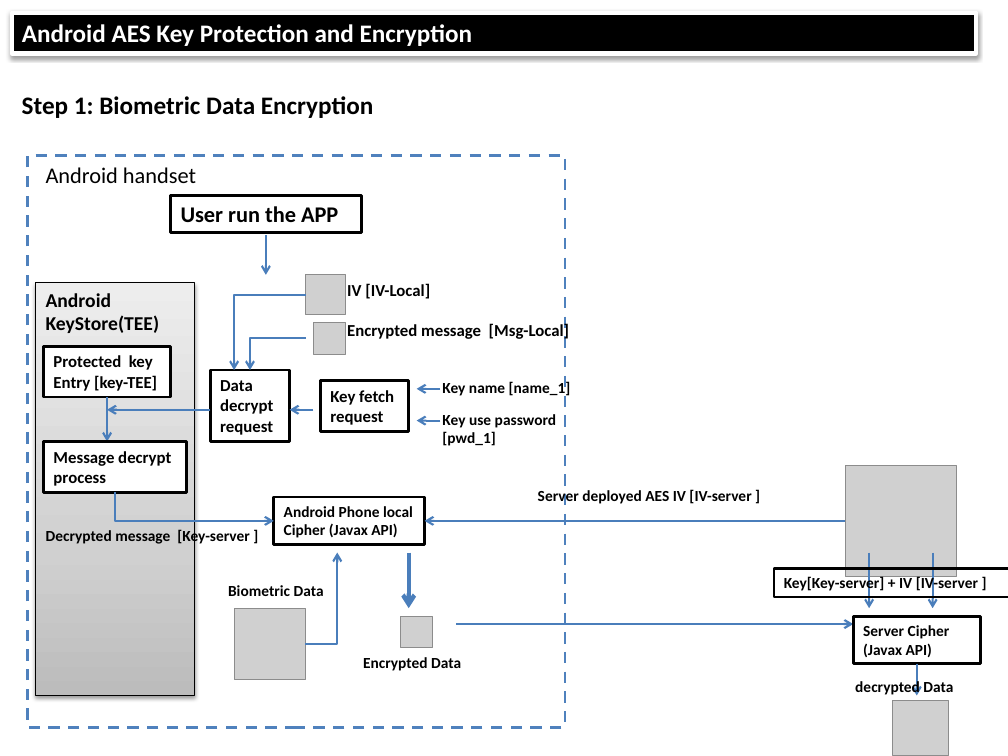
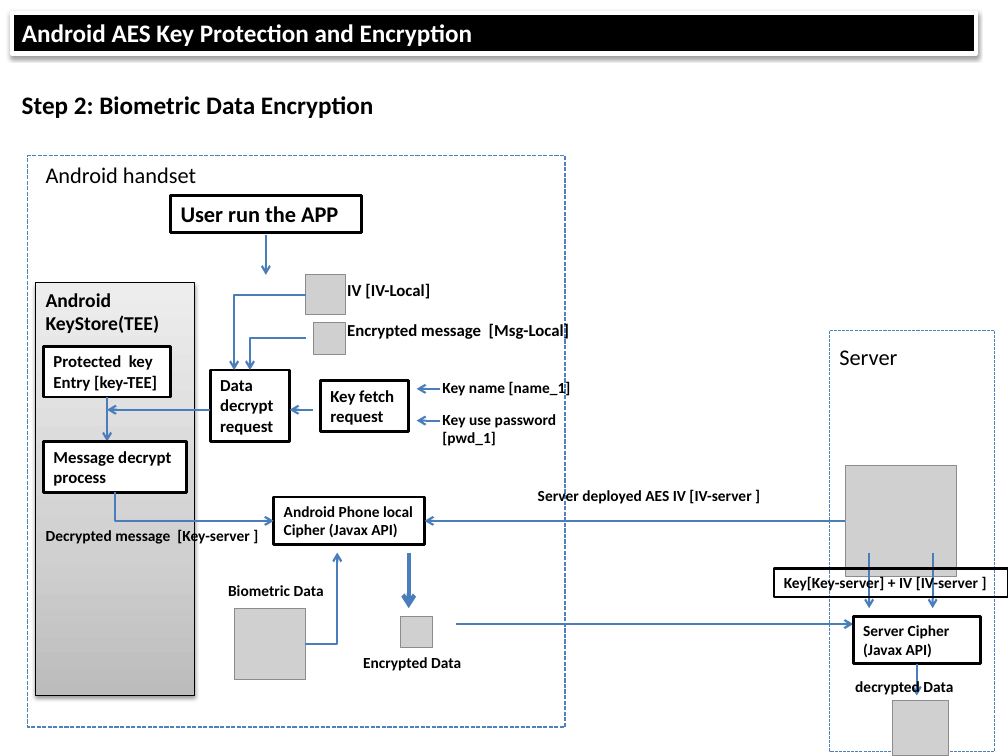
Before and after one commit to LiuYuancheng/Android_KeyStore_Data_Protection, a slide deck: slide 2 of doc/Android AES key protectin and encryption.pptx. Drawn at 1008x756 pixels with LibreOffice and Linux fonts; fonts in the diff are those of the drawing; grey boxes stand for pictures. Boxes give left, top, right and bottom in pixels: in the first picture for what was removed or moved away, otherwise in the second. Text is boxed around its words. In the diff, an @@ line names an element or a change of style, - is before the commit and + after.

Commit message:
Added step image.

```diff
--- a/doc/Android AES key protectin and encryption.pptx
+++ b/doc/Android AES key protectin and encryption.pptx
@@ text at (22, 96, 373, 118): text changed @@
-Step 1: Biometric Data Encryption
+Step 2: Biometric Data Encryption
@@ rectangle at (28, 156, 565, 728): outline #4F81BD 2 pt dashed to #4F81BD 1 pt dashed @@
@@ rectangle added at (830, 331, 995, 751), fill #FFFFFF, outline #4F81BD 0.75 pt dashed @@
@@ text added at (839, 350, 897, 365), 16 pt, text #000000 @@
+Server
```
Also in this commit, not shown: 1 other slide changed, 2 other files.
